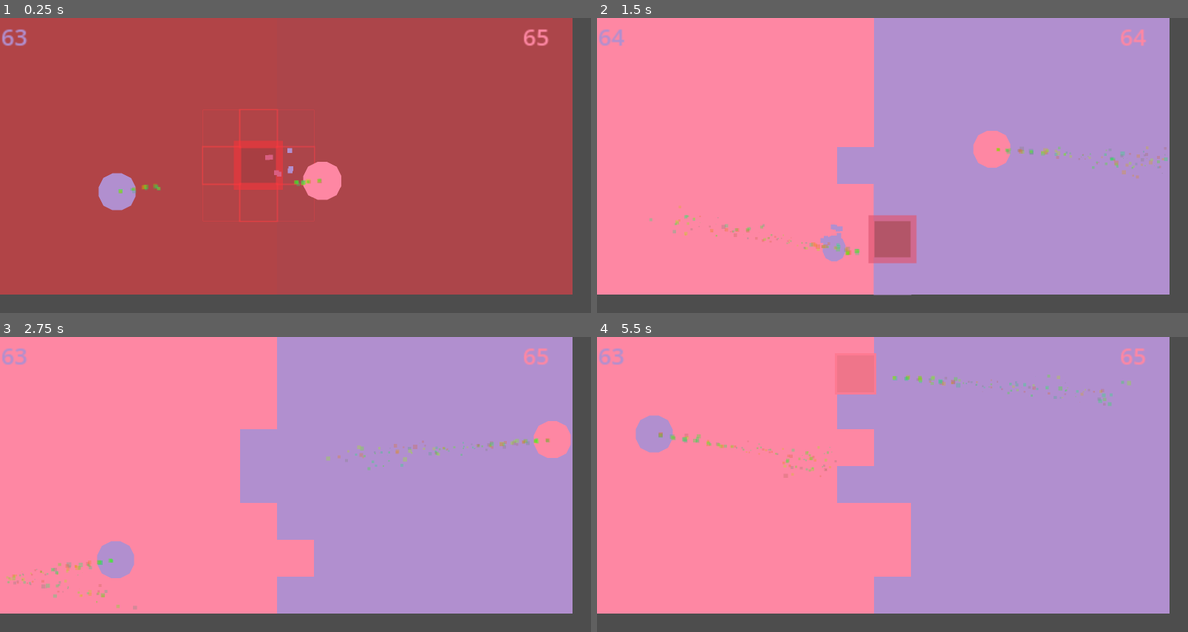
Above: before the commit, frames 1-4 (two rows, left to right).
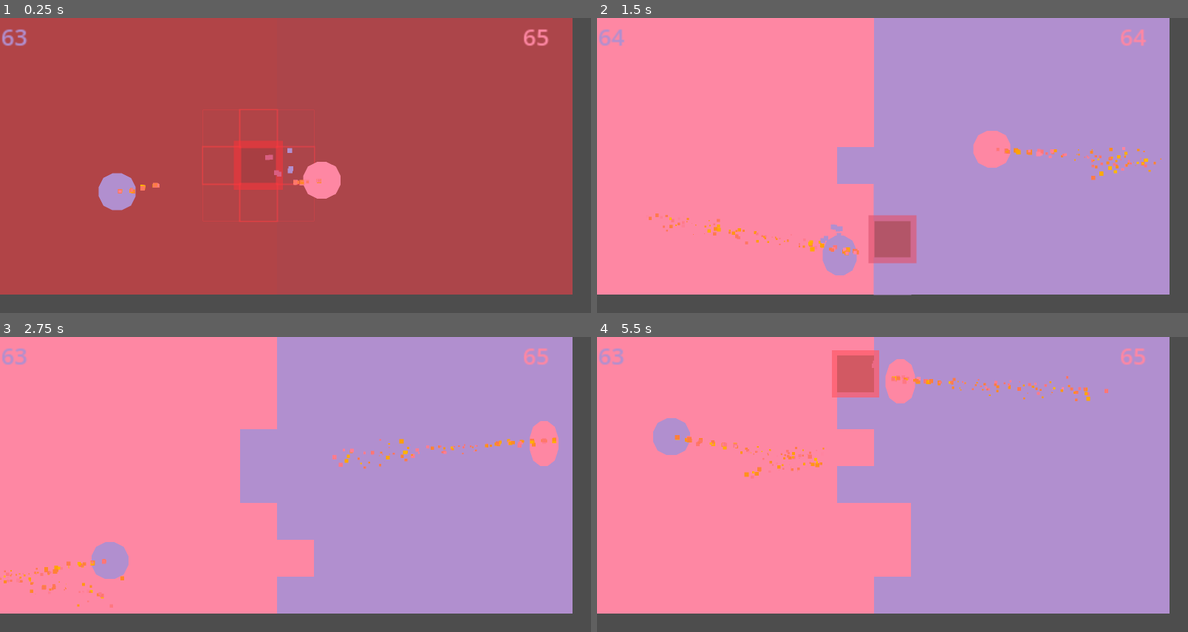
Above: after the commit, the same moments.

Repository: Teun-Klaassens/GodotProjects
Game: Godot game, scene res://game.tscn
Two runs of this game, one before a commit and one after it. Both use one fixed random seed, a clock stepped at 60 frames per second and the inputs below.
Inputs:
- Up to frame 1 (0.25 s): no input
- Up to frame 2 (1.5 s): no input
- Up to frame 3 (2.75 s): no input
- Up to frame 4 (5.5 s): no input

The runs differ from the first frame. In frame 1, 0.2% of the frame differs, in the area x 19-58%, y 48-62%; in frame 2, 1.4%; in frame 3, 1.8%; in frame 4, 3.5%, in the area x 6-91%, y 4-48%.

Commit message:
Adjust ball squash, particle color, and tile ripple
Enable and tune ball squash_and_stretch using realistic scales (0.8,1.2 horizontal; 1.2,0.8 vertical). Change ball particle material to a pink color with adjusted hue variation and full alpha. Increase tile ripple propagation threshold from 20 to 30. Miscellaneous Godot editor layout/cache metadata updated by the editor.

Diff:
--- a/bouncy/ball.gd
+++ b/bouncy/ball.gd
@@ -49,7 +49,7 @@
 	return collision_layer
 
 func squash_and_stretch(collision_normal: Vector2) -> void:
-	pass
+	#pass
 	var tween = create_tween()
 	tween.set_trans(Tween.TRANS_BACK)
 	tween.set_ease(Tween.EASE_OUT)
@@ -58,11 +58,11 @@
 
 	# Hit left/right wall
 	if abs(collision_normal.x) > abs(collision_normal.y):
-		squash_scale = Vector2(0.0, 0.2)
+		squash_scale = Vector2(0.8, 1.2)
 
 	# Hit top/bottom
 	else:
-		squash_scale = Vector2(0.2, 0.0)
+		squash_scale = Vector2(1.2, 0.8)
 
 	tween.tween_property(
 		polygon_2d,
--- a/bouncy/ball.tscn
+++ b/bouncy/ball.tscn
@@ -13,16 +13,15 @@
 curve = SubResource("Curve_41u45")
 
 [sub_resource type="ParticleProcessMaterial" id="ParticleProcessMaterial_1cg0m"]
-particle_flag_disable_z = true
 direction = Vector3(0, 0, 0)
 initial_velocity_min = 0.099999994
 initial_velocity_max = 10.0
 gravity = Vector3(0, 0, 0)
 scale_min = 0.5
 scale_curve = SubResource("CurveTexture_x8fbi")
-color = Color(0, 0.99215686, 0.4392157, 0.28235295)
-hue_variation_min = -0.5
-hue_variation_max = 0.49999997
+color = Color(0.99607843, 0.5294118, 0.6392157, 1)
+hue_variation_min = -1.0
+hue_variation_max = -0.8
 
 [sub_resource type="ParticleProcessMaterial" id="ParticleProcessMaterial_x8fbi"]
 particle_flag_disable_z = true
--- a/bouncy/tile.gd
+++ b/bouncy/tile.gd
@@ -64,7 +64,7 @@
 		if tile is Tile and tile != self:
 			var distance = global_position.distance_to(tile.global_position)
 
-			if(distance < 20):
+			if(distance < 30):
 				tile.ripple(distance)
 
 func ripple(distance: float) -> void:
